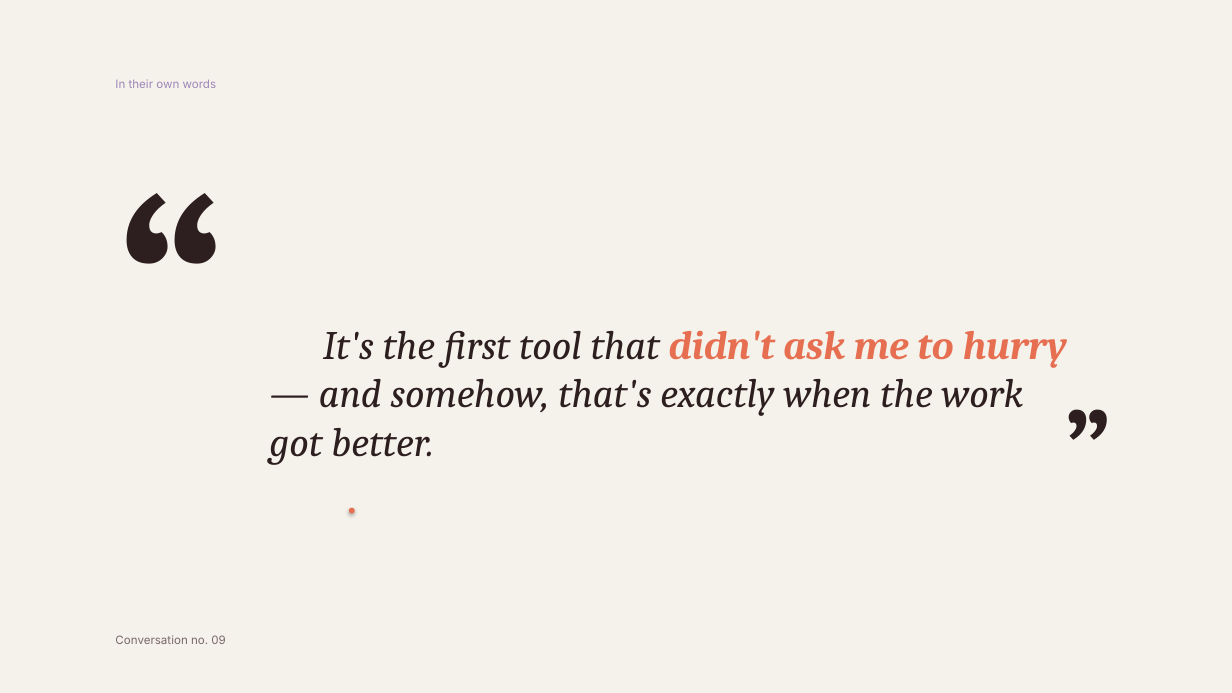
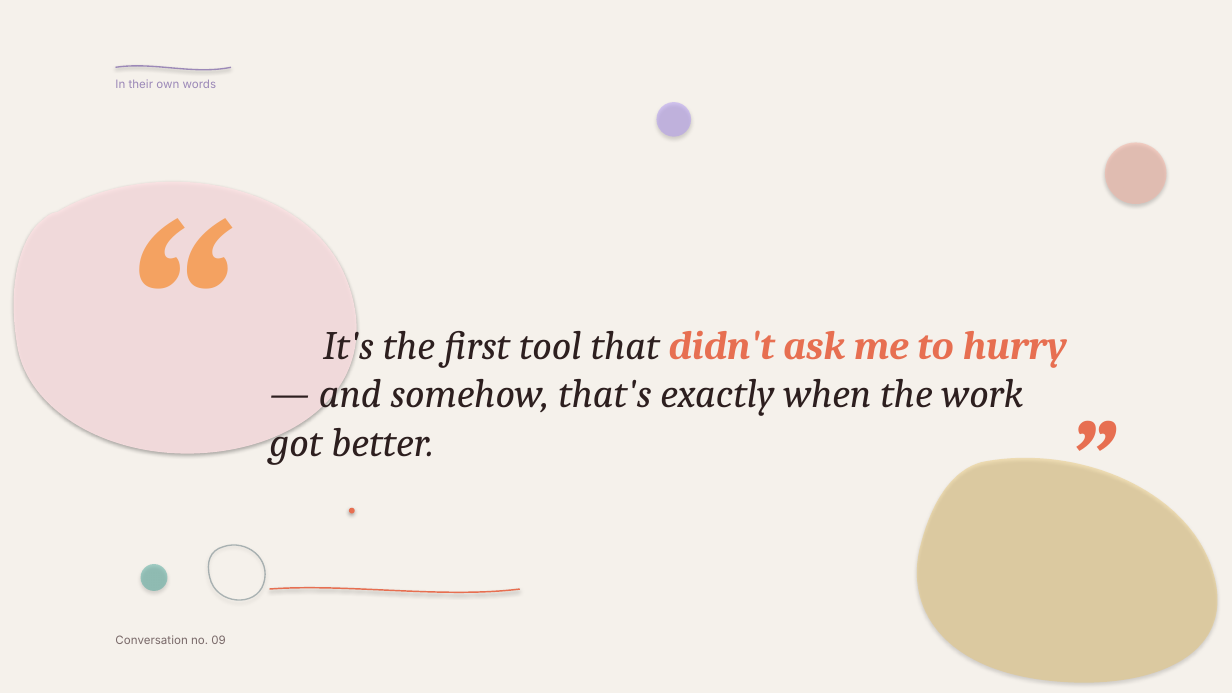
Before and after one commit to vamsiramakrishnan/pixelpitch, a slide deck: slide 33 of _bench/corpus/divergent-deck.pptx. Drawn at 1232x693 pixels with LibreOffice and Linux fonts; fonts in the diff are those of the drawing. Boxes give left, top, right and bottom in pixels: in the first picture for what was removed or moved away, otherwise in the second. Text is boxed around its words. In the diff, an @@ line names an element or a change of style, - is before the commit and + after.

```diff
--- a/_bench/corpus/divergent-deck.pptx
+++ b/_bench/corpus/divergent-deck.pptx
@@ freeform shape added at [116, 62, 231, 76], outline #9C89B8 1.05 pt @@
@@ ellipse added at [656, 102, 691, 137], fill #A78BFA at 42% opacity @@
@@ text "“": place and size @@
-text "“" at [116, 114, 250, 413]
+text "“" at [116, 139, 263, 476]
@@ text "“" at [116, 139, 263, 476]: size 210 to 210.1 pt, text colour #2D1F1F to #F4A261, italic on @@
@@ ellipse added at [1105, 142, 1167, 204], fill #F7B2A2 at 50% opacity @@
@@ freeform shape added at [6, 154, 384, 462], fill #FDE2E4 at 85% opacity @@
@@ text "”": place and size @@
-text "”" at [1067, 376, 1124, 505]
+text "”" at [1067, 387, 1130, 531]
@@ text "”" at [1067, 387, 1130, 531]: text colour #2D1F1F to #E76F51, italic on @@
@@ freeform shape added at [905, 443, 1232, 693], fill #E9C46A at 42% opacity @@
@@ freeform shape added at [206, 539, 272, 608], outline #264653 1.05 pt @@
@@ ellipse added at [140, 564, 167, 591], fill #2A9D8F at 40% opacity @@
@@ freeform shape added at [270, 583, 520, 599], outline #E76F51 1.13 pt @@
```
Also in this commit, not shown: 7 other slides changed, 11 other files.
